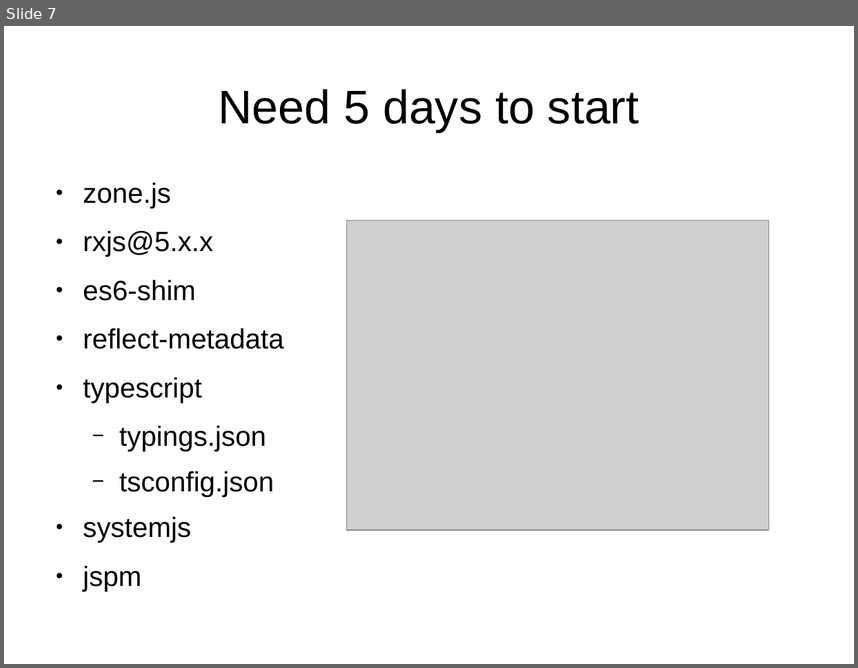
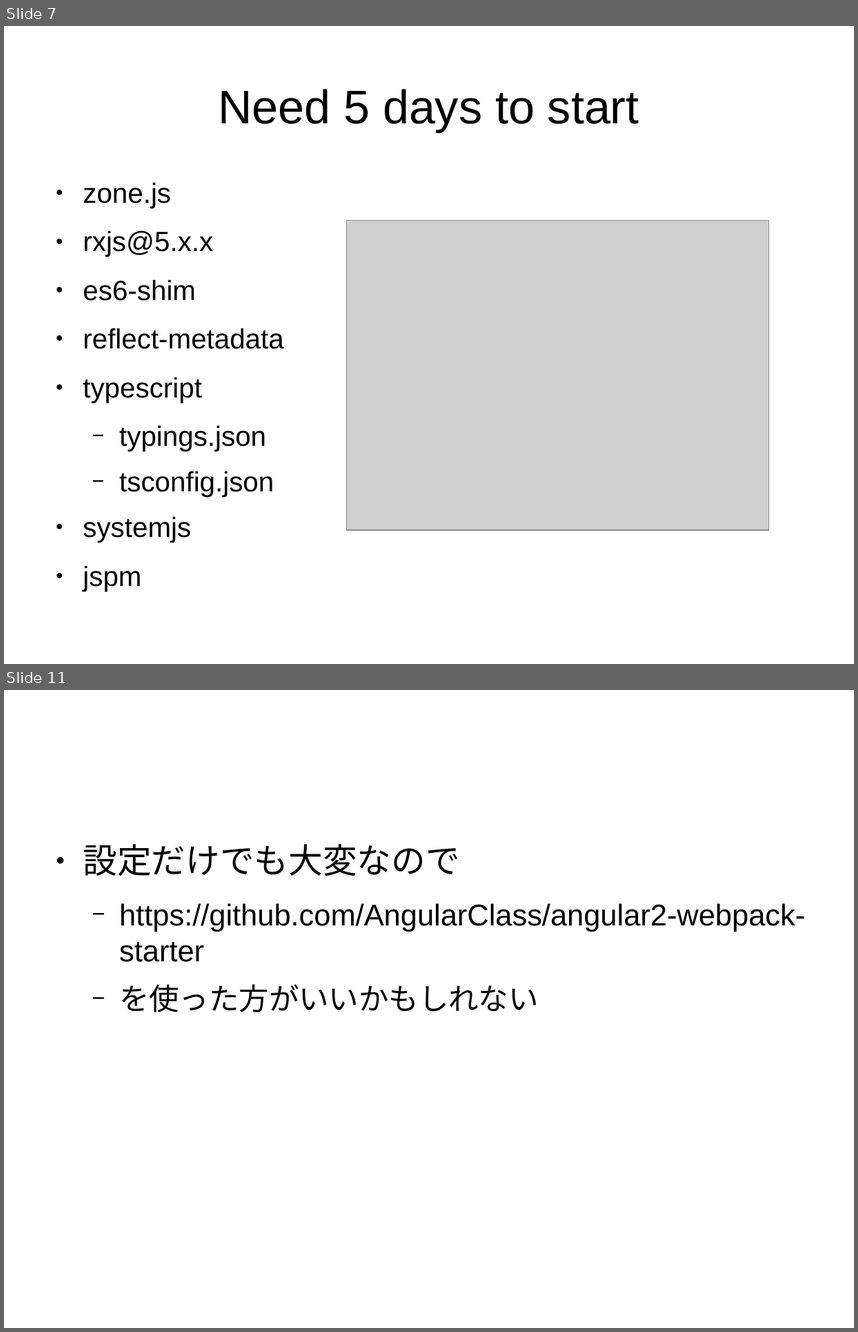
Before and after one commit to sallop/til, a slide deck: angular2の紹介.odp. Shown one above the other, each under a label of ours: slide 7 before the commit, slides 7 and 11 after it; the slides between them are not shown. The pictures are 858x668 and 858x1332 pixels, drawn with LibreOffice and Linux fonts; fonts in the diff are those of the drawing; grey boxes stand for pictures. Boxes give left, top, right and bottom in pixels: in the first picture for what was removed or moved away, otherwise in the second. Text is boxed around its words. In the diff, an @@ line names an element or a change of style, - is before the commit and + after.

```diff
--- a/angular2の紹介.odp
+++ b/angular2の紹介.odp
@@ slide 11 added at <box>4,690,854,1328</box>, background #FFFFFF @@
@@ text added at <box>83,844,805,1012</box>, 28 pt, text #000000 @@
+● 設定だけでも大変なので
+  − https://github.com/AngularClass/angular2-webpack-starter
+  − を使った方がいいかもしれない
```
Also in this commit, not shown: 4 slides changed, 2 other slides added.
